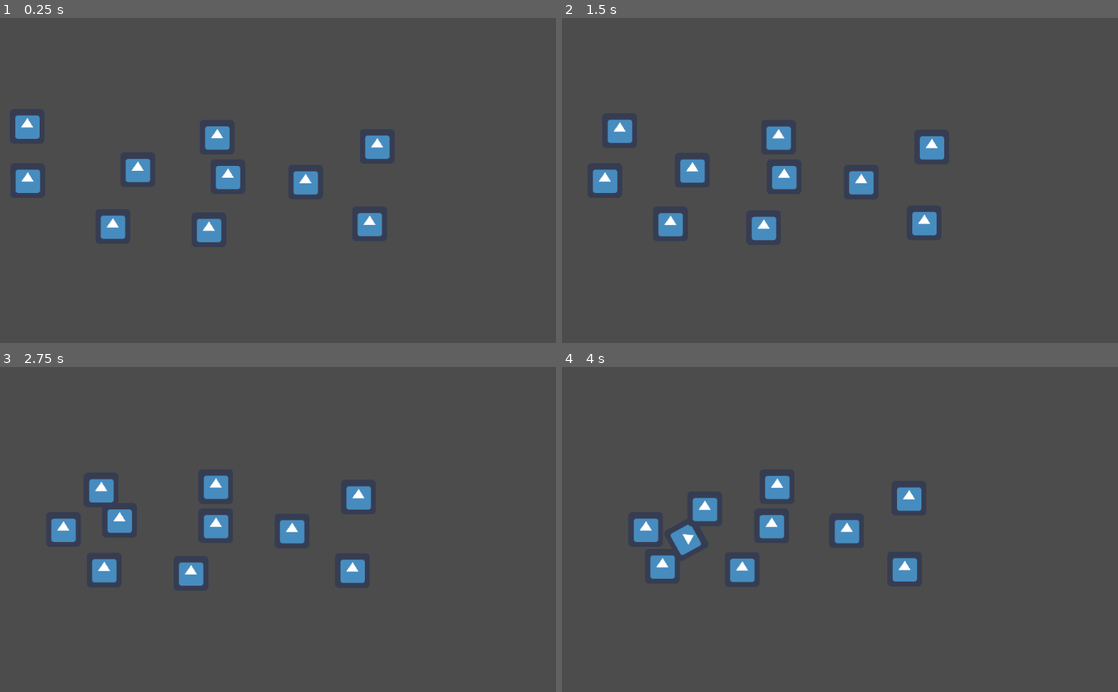
Above: before the commit, frames 1-4 (two rows, left to right).
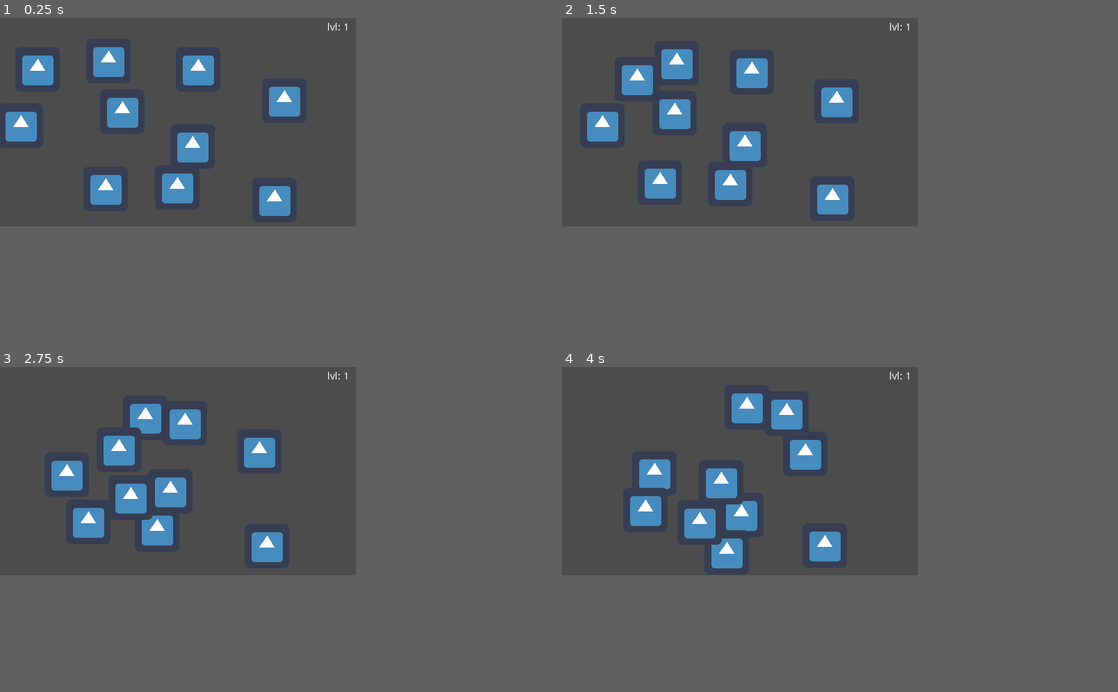
Above: after the commit, the same moments.

Repository: leovilok/among-eux
Game: Godot game, scene res://Levels.tscn
Same seed, same stepped clock (60 frames per second), same inputs: the game is played once before the commit and once after it. Before the commit the project starts from res://Niveau.tscn. The engine's default icon, where the game draws it, is replaced by a stand-in: a white triangle on a blue panel in a dark square.
Inputs (mouse positions are in pixels of both pictures, inside the frame that each line leads up to):
- Up to frame 1 (0.25 s): no input
- Up to frame 2 (1.5 s): move the mouse to (962, 164) at 0.52 s; click (962, 164) at 0.67 s; move the mouse to (728, 196) at 1.27 s; click (728, 196) at 1.42 s
- Up to frame 3 (2.75 s): move the mouse to (333, 458) at 2.02 s; click (333, 458) at 2.17 s
- Up to frame 4 (4 s): move the mouse to (812, 594) at 2.77 s; click (812, 594) at 2.92 s; move the mouse to (1006, 578) at 3.52 s; click (1006, 578) at 3.67 s
The window is 800x468 before the commit and 512x300 after it. Grey fills any space a smaller window leaves; there, only what the larger window draws over its background counts as a difference.

The runs differ from the first frame. In frame 1, 7.8% of the frame differs, in the area x 1-71%, y 1-70%; in frame 2, 8.1%; in frame 3, 8.2%, in the area x 9-67%, y 1-68%; in frame 4, 7.5%.

Commit message:
Level system

Diff:
--- /dev/null
+++ b/Level.gd
@@ -0,0 +1,17 @@
+extends Node2D
+
+export var lvl = 1
+
+var safe_radius = 40.0
+
+#func _ready():
+#	$President.position = Vector2(safe_radius, get_viewport_rect().size.y/2)
+#	$Guard.position = Vector2(safe_radius, get_viewport_rect().size.y/2 - safe_radius*2)
+#	$Guard.target = $Guard.position
+
+func _ready():
+	$LvlLabel.text = "lvl: " + String(lvl)
+
+func _physics_process(_delta):
+	if $President.position.x + safe_radius > get_viewport_rect().size.x:
+		get_parent().next_lvl()
--- /dev/null
+++ b/Level.tscn
@@ -0,0 +1,83 @@
+[gd_scene load_steps=8 format=2]
+
+[ext_resource path="res://Level.gd" type="Script" id=1]
+[ext_resource path="res://President.gd" type="Script" id=2]
+[ext_resource path="res://Public.tscn" type="PackedScene" id=3]
+[ext_resource path="res://Guard.gd" type="Script" id=4]
+[ext_resource path="res://icon.png" type="Texture" id=5]
+
+[sub_resource type="CanvasItemMaterial" id=2]
+
+[sub_resource type="CircleShape2D" id=1]
+radius = 29.0172
+
+[node name="Level" type="Node2D"]
+script = ExtResource( 1 )
+
+[node name="LvlLabel" type="Label" parent="."]
+margin_left = 438.0
+margin_top = 7.0
+margin_right = 502.0
+margin_bottom = 21.0
+text = "lvl: 1"
+align = 2
+
+[node name="Walls" type="StaticBody2D" parent="."]
+material = SubResource( 2 )
+position = Vector2( 1067, 274 )
+
+[node name="CollisionPolygon2D" type="CollisionPolygon2D" parent="Walls"]
+visible = false
+build_mode = 1
+polygon = PoolVector2Array( -1067, -274, -555, -274, -555, 26, -1067, 26 )
+
+[node name="President" type="RigidBody2D" parent="."]
+position = Vector2( 29, 155 )
+mode = 2
+script = ExtResource( 2 )
+__meta__ = {
+"_edit_group_": true
+}
+
+[node name="Sprite" type="Sprite" parent="President"]
+texture = ExtResource( 5 )
+
+[node name="CollisionShape2D" type="CollisionShape2D" parent="President"]
+shape = SubResource( 1 )
+
+[node name="Public" parent="." instance=ExtResource( 3 )]
+position = Vector2( 152, 250 )
+
+[node name="Public2" parent="." instance=ExtResource( 3 )]
+position = Vector2( 285, 78 )
+
+[node name="Public3" parent="." instance=ExtResource( 3 )]
+position = Vector2( 277, 189 )
+
+[node name="Public4" parent="." instance=ExtResource( 3 )]
+position = Vector2( 156, 66 )
+
+[node name="Public5" parent="." instance=ExtResource( 3 )]
+position = Vector2( 255, 248 )
+
+[node name="Public6" parent="." instance=ExtResource( 3 )]
+position = Vector2( 176, 139 )
+
+[node name="Public7" parent="." instance=ExtResource( 3 )]
+position = Vector2( 395, 266 )
+
+[node name="Public8" parent="." instance=ExtResource( 3 )]
+position = Vector2( 409, 123 )
+
+[node name="Guard" type="KinematicBody2D" parent="."]
+position = Vector2( 54, 74 )
+script = ExtResource( 4 )
+__meta__ = {
+"_edit_group_": true
+}
+
+[node name="Sprite" type="Sprite" parent="Guard"]
+texture = ExtResource( 5 )
+
+[node name="CollisionShape2D" type="CollisionShape2D" parent="Guard"]
+shape = SubResource( 1 )
--- /dev/null
+++ b/Levels.gd
@@ -0,0 +1,26 @@
+extends Node2D
+
+
+# Declare member variables here. Examples:
+# var a = 2
+# var b = "text"
+
+var lvl = 1
+var level_scn = preload("res://Level.tscn")
+var level
+
+func _ready():
+	level = level_scn.instance()
+	add_child(level)
+
+
+func next_lvl():
+	lvl += 1
+	level.queue_free()
+	level = level_scn.instance()
+	level.lvl = lvl
+	add_child(level)
+
+# Called every frame. 'delta' is the elapsed time since the previous frame.
+#func _process(delta):
+#	pass
--- /dev/null
+++ b/Levels.tscn
@@ -0,0 +1,6 @@
+[gd_scene load_steps=2 format=2]
+
+[ext_resource path="res://Levels.gd" type="Script" id=1]
+
+[node name="Levels" type="Node2D"]
+script = ExtResource( 1 )
--- a/Niveau.gd
+++ /dev/null
@@ -1,14 +0,0 @@
-extends Node2D
-
-var lvl = 0
-
-var safe_radius = 50.0
-
-func _ready():
-	$President.position = Vector2(safe_radius, get_viewport_rect().size.y/2)
-	$Guard.position = Vector2(safe_radius, get_viewport_rect().size.y/2 - safe_radius*2)
-	$Guard.target = $Guard.position
-
-func _physics_process(_delta):
-	if $President.position.x + safe_radius > get_viewport_rect().size.x:
-		_ready()
--- a/Niveau.tscn
+++ /dev/null
@@ -1,78 +0,0 @@
-[gd_scene load_steps=8 format=2]
-
-[ext_resource path="res://Public.tscn" type="PackedScene" id=1]
-[ext_resource path="res://icon.png" type="Texture" id=2]
-[ext_resource path="res://President.gd" type="Script" id=3]
-[ext_resource path="res://Guard.gd" type="Script" id=4]
-[ext_resource path="res://Niveau.gd" type="Script" id=5]
-
-[sub_resource type="CanvasItemMaterial" id=2]
-
-[sub_resource type="CircleShape2D" id=1]
-radius = 29.0172
-
-[node name="Niveau" type="Node2D"]
-script = ExtResource( 5 )
-
-[node name="Walls" type="StaticBody2D" parent="."]
-material = SubResource( 2 )
-position = Vector2( 1067, 274 )
-__meta__ = {
-"_edit_group_": true
-}
-
-[node name="CollisionPolygon2D" type="CollisionPolygon2D" parent="Walls"]
-visible = false
-build_mode = 1
-polygon = PoolVector2Array( -1067, -274, -43, -274, -43, 326, -1068, 325 )
-
-[node name="President" type="RigidBody2D" parent="."]
-position = Vector2( 29, 279 )
-mode = 2
-script = ExtResource( 3 )
-__meta__ = {
-"_edit_group_": true
-}
-
-[node name="Sprite" type="Sprite" parent="President"]
-texture = ExtResource( 2 )
-
-[node name="CollisionShape2D" type="CollisionShape2D" parent="President"]
-shape = SubResource( 1 )
-
-[node name="Public" parent="." instance=ExtResource( 1 )]
-position = Vector2( 208, 389 )
-
-[node name="Public2" parent="." instance=ExtResource( 1 )]
-position = Vector2( 254, 284 )
-
-[node name="Public3" parent="." instance=ExtResource( 1 )]
-position = Vector2( 563, 307 )
-
-[node name="Public4" parent="." instance=ExtResource( 1 )]
-position = Vector2( 400, 224 )
-
-[node name="Public5" parent="." instance=ExtResource( 1 )]
-position = Vector2( 385, 395 )
-
-[node name="Public6" parent="." instance=ExtResource( 1 )]
-position = Vector2( 420, 297 )
-
-[node name="Public7" parent="." instance=ExtResource( 1 )]
-position = Vector2( 681, 384 )
-
-[node name="Public8" parent="." instance=ExtResource( 1 )]
-position = Vector2( 695, 241 )
-
-[node name="Guard" type="KinematicBody2D" parent="."]
-position = Vector2( 120, 256 )
-script = ExtResource( 4 )
-__meta__ = {
-"_edit_group_": true
-}
-
-[node name="Sprite" type="Sprite" parent="Guard"]
-texture = ExtResource( 2 )
-
-[node name="CollisionShape2D" type="CollisionShape2D" parent="Guard"]
-shape = SubResource( 1 )
--- a/Public.tscn
+++ b/Public.tscn
@@ -7,6 +7,7 @@
 radius = 29.0172
 
 [node name="Public" type="RigidBody2D" groups=["public"]]
+mode = 2
 gravity_scale = 0.0
 linear_damp = 1.0
 script = ExtResource( 2 )
--- a/project.godot
+++ b/project.godot
@@ -11,12 +11,15 @@
 [application]
 
 config/name="President"
-run/main_scene="res://Niveau.tscn"
+run/main_scene="res://Levels.tscn"
 config/icon="res://icon.png"
 
 [display]
 
-window/size/resizable=false
+window/size/width=512
+window/size/height=300
+window/stretch/mode="viewport"
+window/stretch/aspect="keep"
 
 [gui]
 
@@ -30,6 +33,7 @@
 [rendering]
 
 quality/driver/driver_name="GLES2"
+2d/snapping/use_gpu_pixel_snap=true
 vram_compression/import_etc=true
 vram_compression/import_etc2=false
 environment/default_environment="res://default_env.tres"
